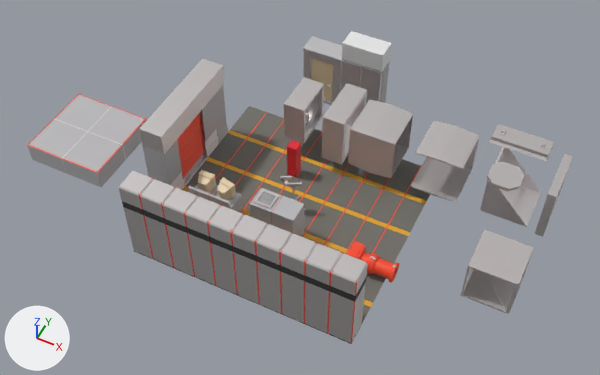
A saved change to the Blender file Models/SecretBase.blend.
One viewpoint serves both versions: a camera (50 mm lens) standing at (10.8, -20.9, 27.8) and looking at (0.3, 0.1, 1.5). Every picture has the same lights, and +X, +Y and +Z are marked at lower left.

The older version as bpy lines, for what is in view:
```python
ob_airduct = bpy.data.objects.new('AirDuct', me_cube_015)
ob_airduct.location = (-0.21, -0.61, -1.53)
ob_airductend = bpy.data.objects.new('AirDuctEnd', me_cube_019)
ob_airductend.location = (0.0, 0.0, 0.0)
ob_computer1 = bpy.data.objects.new('Computer1', me_cube_009)
ob_computer1.parent = ob_computer_desk
ob_computer1.location = (0.0, 0.0, 0.0)
ob_computer2 = bpy.data.objects.new('Computer2', me_cube_005)
ob_computer2.parent = ob_computer_desk
ob_computer2.location = (0.0, 0.0, 0.0)
ob_computer_desk = bpy.data.objects.new('Computer_Desk', me_cube_008)
ob_computer_desk.location = (0.0, 0.0, 0.0)
ob_pipe_end = bpy.data.objects.new('Pipe_end', me_cylinder_001)
ob_pipe_end.location = (0.0, 0.0, 0.0)
ob_pipe_middle = bpy.data.objects.new('Pipe_middle', me_cylinder)
ob_pipe_middle.location = (0.0, 0.0, 0.0)
ob_plane_001 = bpy.data.objects.new('Plane.001', me_plane)
ob_plane_001.location = (0.0, 0.0, 0.0)
ob_plane_001.scale = (5.0, 5.0, 5.0)
ob_terminal = bpy.data.objects.new('Terminal', me_cube_003)
ob_terminal.location = (0.0, 0.0, 0.0)
# also in view: 'WhiteWall' at (-5.5, 2.5, 2.0); 'Cube' at (8.5, 0.9, 7.2); 'Vent_Connection' at (0.5, 4.0, 2.0); 'Airvent_Corner' at (9.0, 0.0, 1.0); 'Cube.001' at (8.5, -1.1, 7.3)
```
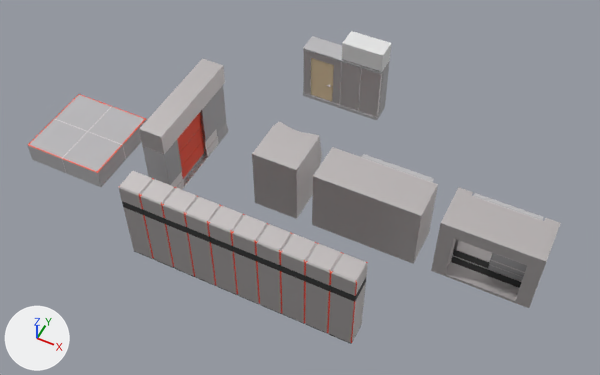
Location of each change, (x1, y1, x2, y2) in pixels of the pictures (600 x 375 px):
'Plane.001', deleted
    before: (141, 106, 430, 344)
'ChevronWall_segment', added
    after: (312, 147, 438, 264)
'Elevator_bay', added
    after: (431, 187, 561, 308)
'ChevronWall_connector', added
    after: (252, 122, 322, 219)
'Airvent_Corner', deleted
    before: (461, 230, 534, 314)
'AirDuct', deleted
    before: (348, 100, 413, 178)
'AirDuct.001', deleted
    before: (411, 121, 480, 202)
'Vent_Connection', deleted
    before: (322, 83, 367, 165)
'AirDuctEnd', deleted
    before: (480, 147, 540, 227)
'FanHousing', deleted
    before: (284, 77, 324, 143)
'Terminal', deleted
    before: (250, 188, 304, 237)
'Cube', deleted
    before: (489, 124, 554, 161)
'Vent_Connection.001', deleted
    before: (535, 154, 573, 237)
'Cube.001', deleted
    before: (487, 162, 524, 191)
'Elevator_door', added
    after: (488, 253, 527, 281)
'Computer_Desk', deleted
    before: (188, 184, 243, 213)
'Pipe_middle', deleted
    before: (368, 254, 399, 282)
'Pipe_end', deleted
    before: (347, 241, 376, 273)
'Computer2', deleted
    before: (198, 170, 216, 193)
'Computer1', deleted
    before: (217, 177, 236, 201)
'LightStanding_stand', deleted
    before: (285, 182, 306, 210)
'LightStanding_Light', deleted
    before: (280, 176, 292, 184)
'FanBlades', deleted
    before: (305, 108, 309, 124)

Edits to the bpy script that builds the scene:
```text
Remove ob_computer2:
    ob_computer2 = bpy.data.objects.new('Computer2', me_cube_005)
Remove ob_computer1:
    ob_computer1 = bpy.data.objects.new('Computer1', me_cube_009)
Remove ob_terminal:
    ob_terminal = bpy.data.objects.new('Terminal', me_cube_003)
Remove ob_airduct:
    ob_airduct = bpy.data.objects.new('AirDuct', me_cube_015)
Remove ob_airductend:
    ob_airductend = bpy.data.objects.new('AirDuctEnd', me_cube_019)
Remove ob_computer_desk:
    ob_computer_desk = bpy.data.objects.new('Computer_Desk', me_cube_008)
Remove ob_pipe_middle:
    ob_pipe_middle = bpy.data.objects.new('Pipe_middle', me_cylinder)
Remove ob_pipe_end:
    ob_pipe_end = bpy.data.objects.new('Pipe_end', me_cylinder_001)
Remove ob_plane_001:
    ob_plane_001 = bpy.data.objects.new('Plane.001', me_plane)
Remove ob_vent_connection:
    ob_vent_connection = bpy.data.objects.new('Vent_Connection', me_cube_011)
Remove ob_fanhousing:
    ob_fanhousing = bpy.data.objects.new('FanHousing', me_cube_012)
Remove ob_fanblades:
    ob_fanblades = bpy.data.objects.new('FanBlades', me_cylinder_002)
Remove ob_airduct_001:
    ob_airduct_001 = bpy.data.objects.new('AirDuct.001', me_cube_017)
Remove ob_vent_connection_001:
    ob_vent_connection_001 = bpy.data.objects.new('Vent_Connection.001', me_cube_018)
Remove ob_airvent_corner:
    ob_airvent_corner = bpy.data.objects.new('Airvent_Corner', me_cube_020)
Remove ob_cube:
    ob_cube = bpy.data.objects.new('Cube', me_cube_023)
Remove ob_cube_001:
    ob_cube_001 = bpy.data.objects.new('Cube.001', me_cube_024)
Remove ob_lightstanding_stand:
    ob_lightstanding_stand = bpy.data.objects.new('LightStanding_stand', me_cube_030)
Remove ob_lightstanding_light:
    ob_lightstanding_light = bpy.data.objects.new('LightStanding_Light', me_cube_031)
Add ob_elevator_door:
    ob_elevator_door = bpy.data.objects.new('Elevator_door', me_cube_022)  # 42 vertices, 40 faces; spans x 8.63..10.15, y 0.05..0.35, z 0.92..3.47; in mat_white (grey #bdbcbe), mat_metal1 (light grey #e2dcdc)
    ob_elevator_door.location = (0.0, 0.0, 0.0)
Add ob_elevator_bay:
    ob_elevator_bay = bpy.data.objects.new('Elevator_bay', me_cube_037)  # 280 vertices, 280 faces; spans x 6.63..10.63, y -0.97..1.03, z 0.81..3.81; in mat_metal1 (light grey #e2dcdc), mat_black_matte (black #333333), mat_white (grey #bdbcbe)
    ob_elevator_bay.location = (0.0, 0.0, 0.0)
Add ob_chevronwall_segment:
    ob_chevronwall_segment = bpy.data.objects.new('ChevronWall_segment', me_cube_036)  # 30 vertices, 28 faces; spans x 1.35..5.87, y -0.97..1.03, z 0.81..3.81; in mat_metal1 (light grey #e2dcdc), mat_white (grey #bdbcbe)
    ob_chevronwall_segment.location = (0.0, 0.0, 0.0)
Add ob_chevronwall_connector:
    ob_chevronwall_connector = bpy.data.objects.new('ChevronWall_connector', me_cube_034)  # 74 vertices, 72 faces; spans x -1.37..0.63, y -0.97..1.55, z 0.81..3.81; in mat_metal1 (light grey #e2dcdc)
    ob_chevronwall_connector.location = (0.0, 0.0, 0.0)
```
